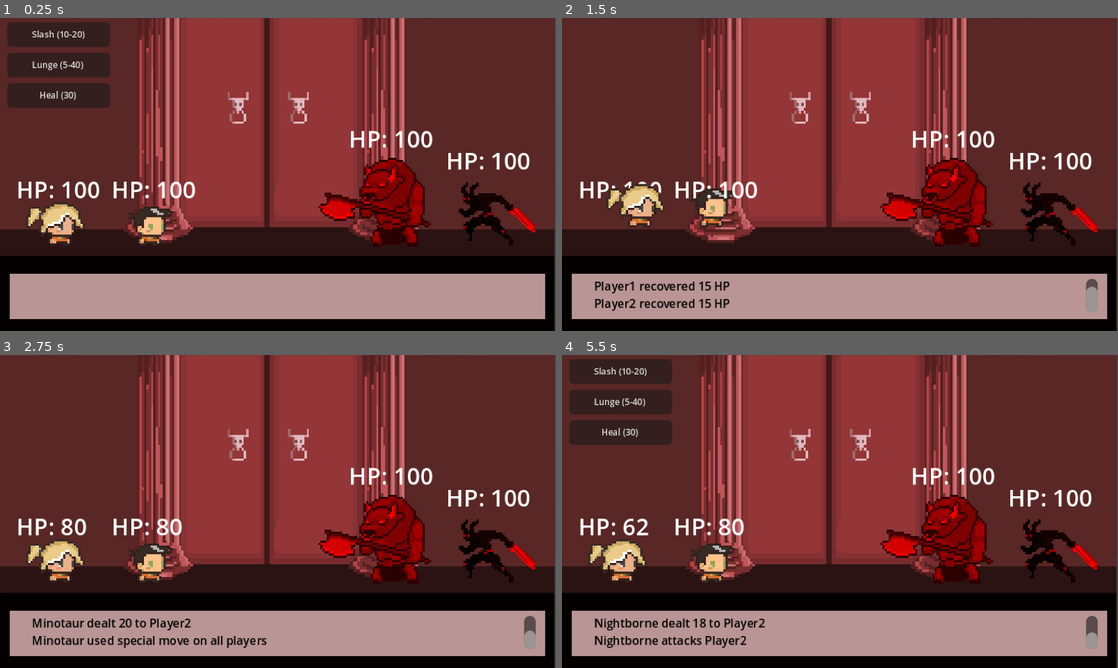
Above: before the commit, frames 1-4 (two rows, left to right).
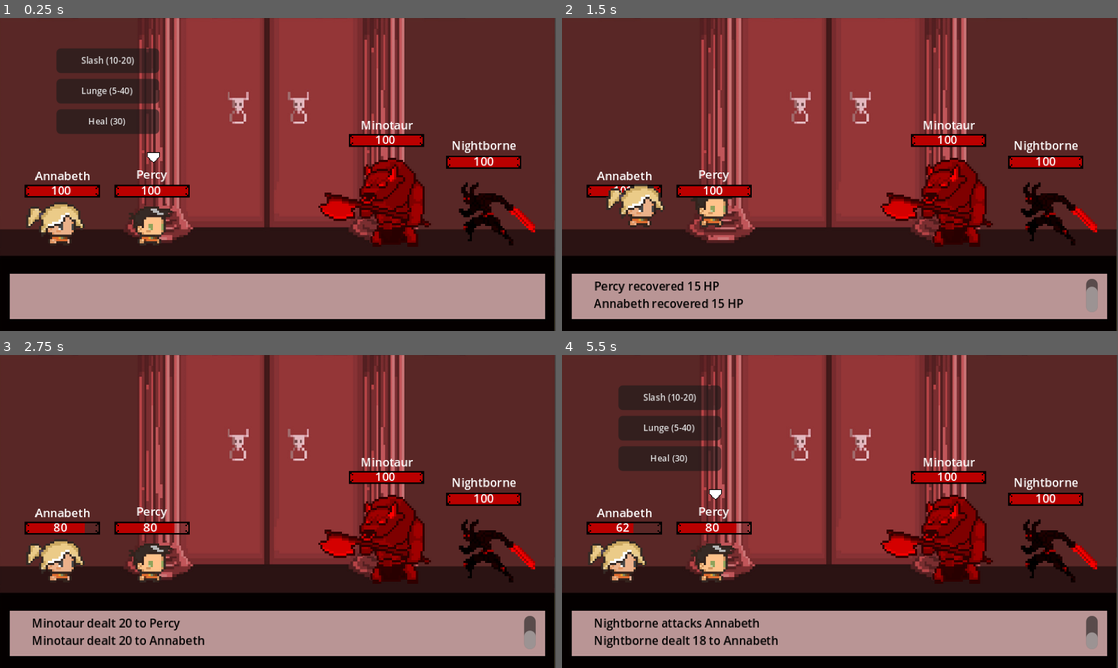
Above: after the commit, the same moments.

Repository: lucasjanta/turn-based-JRPG
Game: Godot game, scene res://scenes/combat_scene.tscn
Same seed, same stepped clock (60 frames per second), same inputs: the game is played once before the commit and once after it.
Inputs:
- Up to frame 1 (0.25 s): no input
- Up to frame 2 (1.5 s): click "Heal (30)" at 0.5 s; click "Group Heal (15)" at 1.25 s
- Up to frame 3 (2.75 s): tap Enter at 2 s
- Up to frame 4 (5.5 s): tap Space at 3.5, 5 s; tap Enter at 4.25 s

The runs differ from the first frame. In frame 1, 9.7% of the frame differs, in the area x 1-96%, y 1-58%; in frame 2, 3.9%; in frame 3, 3.8%; in frame 4, 10%, in the area x 1-96%, y 1-94%.

Commit message:
everything done

Diff:
--- a/scenes/combat_scene.tscn
+++ b/scenes/combat_scene.tscn
@@ -1,17 +1,20 @@
-[gd_scene load_steps=27 format=3 uid="uid://bb8yx0g2hcv3j"]
+[gd_scene load_steps=30 format=3 uid="uid://bb8yx0g2hcv3j"]
 
 [ext_resource type="Script" uid="uid://goxlrk6yfaa" path="res://scripts/CombatScene.gd" id="1_ik0t7"]
 [ext_resource type="Script" uid="uid://m8mkcnwk0wu6" path="res://scripts/player_1.gd" id="2_0vylu"]
 [ext_resource type="Texture2D" uid="uid://cimsc3imj0bht" path="res://assets/underworld background.jpg" id="2_6sw3s"]
 [ext_resource type="Script" uid="uid://bouq4rkumalne" path="res://scripts/player_2.gd" id="4_6ovae"]
 [ext_resource type="Texture2D" uid="uid://dsfvknr2lqhos" path="res://assets/PERCY.png" id="4_g0m11"]
+[ext_resource type="Texture2D" uid="uid://buuq6wbpxlkfg" path="res://assets/UI Health Bar.png" id="5_5qq3q"]
 [ext_resource type="Script" uid="uid://bb2115idlmkyp" path="res://scripts/enemy_1.gd" id="5_ivkwx"]
 [ext_resource type="Texture2D" uid="uid://c0ltxyukg0hah" path="res://assets/ANABETHH.png" id="6_5qq3q"]
 [ext_resource type="Script" uid="uid://b4lvsgc72jmpy" path="res://scripts/enemy_2.gd" id="6_6sw3s"]
+[ext_resource type="Texture2D" uid="uid://cka7xexn7bf51" path="res://assets/UI Health Bar tint.png" id="6_g5ebj"]
 [ext_resource type="Script" uid="uid://dber1owkvg6cg" path="res://scripts/ui.gd" id="7_g0m11"]
 [ext_resource type="Script" uid="uid://gxerhqf8ei5m" path="res://scripts/target_selector.gd" id="8_2edba"]
 [ext_resource type="Texture2D" uid="uid://c121cgapn718r" path="res://assets/Minotaur.png" id="8_g0m11"]
 [ext_resource type="Texture2D" uid="uid://l2wdomphjhgi" path="res://assets/Nightborne.png" id="10_5qq3q"]
+[ext_resource type="Texture2D" uid="uid://b6fy6wt1k3ib8" path="res://assets/arrow.png" id="15_ohwxf"]
 
 [sub_resource type="Animation" id="Animation_g0m11"]
 resource_name = "Hit"
@@ -205,42 +208,86 @@
 scale = Vector2(0.300199, 0.340625)
 texture = ExtResource("2_6sw3s")
 
-[node name="Player1" type="Node2D" parent="."]
+[node name="Percy" type="Node2D" parent="."]
 position = Vector2(101, 142)
 script = ExtResource("2_0vylu")
 
-[node name="Sprite2D" type="Sprite2D" parent="Player1"]
+[node name="name" type="Label" parent="Percy"]
+offset_left = -17.0
+offset_top = -45.0
+offset_right = 26.0
+offset_bottom = -22.0
+theme_override_font_sizes/font_size = 8
+text = "Percy"
+horizontal_alignment = 1
+vertical_alignment = 1
+
+[node name="Sprite2D" type="Sprite2D" parent="Percy"]
 scale = Vector2(1.5, 1.5)
 texture = ExtResource("4_g0m11")
 
-[node name="hplabel" type="Label" parent="Player1"]
-offset_left = -24.0
-offset_top = -35.0
-offset_right = 34.0
-offset_bottom = -12.0
-text = "HP: 100"
-
-[node name="AnimationPlayer" type="AnimationPlayer" parent="Player1"]
+[node name="AnimationPlayer" type="AnimationPlayer" parent="Percy"]
 libraries = {
 &"": SubResource("AnimationLibrary_ohwxf")
 }
 
-[node name="Player2" type="Node2D" parent="."]
+[node name="healthbar" type="TextureProgressBar" parent="Percy"]
+offset_left = -22.0
+offset_top = -27.0
+offset_right = 30.0
+offset_bottom = -18.0
+value = 100.0
+texture_over = ExtResource("5_5qq3q")
+texture_progress = ExtResource("6_g5ebj")
+tint_progress = Color(0.729412, 0, 0, 1)
+
+[node name="hplabel" type="Label" parent="Percy"]
+offset_left = -26.0
+offset_top = -28.6
+offset_right = 32.0
+offset_bottom = -5.6
+theme_override_font_sizes/font_size = 8
+text = "100"
+horizontal_alignment = 1
+
+[node name="Annabeth" type="Node2D" parent="."]
 position = Vector2(39, 142)
 script = ExtResource("4_6ovae")
 
-[node name="hplabel2" type="Label" parent="Player2"]
-offset_left = -28.0
-offset_top = -35.0
+[node name="name2" type="Label" parent="Annabeth"]
+offset_left = -17.0
+offset_top = -44.0
+offset_right = 26.0
+offset_bottom = -21.0
+theme_override_font_sizes/font_size = 8
+text = "Annabeth"
+horizontal_alignment = 1
+vertical_alignment = 1
+
+[node name="healthbar2" type="TextureProgressBar" parent="Annabeth"]
+offset_left = -22.0
+offset_top = -27.0
 offset_right = 30.0
-offset_bottom = -12.0
-text = "HP: 100"
-
-[node name="Sprite2D" type="Sprite2D" parent="Player2"]
+offset_bottom = -18.0
+value = 100.0
+texture_over = ExtResource("5_5qq3q")
+texture_progress = ExtResource("6_g5ebj")
+tint_progress = Color(0.729412, 0, 0, 1)
+
+[node name="hplabel2" type="Label" parent="Annabeth"]
+offset_left = -26.0
+offset_top = -28.6
+offset_right = 32.0
+offset_bottom = -5.6
+theme_override_font_sizes/font_size = 8
+text = "100"
+horizontal_alignment = 1
+
+[node name="Sprite2D" type="Sprite2D" parent="Annabeth"]
 scale = Vector2(1.5, 1.5)
 texture = ExtResource("6_5qq3q")
 
-[node name="AnimationPlayer2" type="AnimationPlayer" parent="Player2"]
+[node name="AnimationPlayer2" type="AnimationPlayer" parent="Annabeth"]
 libraries = {
 &"": SubResource("AnimationLibrary_da1ml")
 }
@@ -248,6 +295,26 @@
 [node name="Minotaur" type="Node2D" parent="." groups=["enemies"]]
 position = Vector2(270, 134)
 script = ExtResource("5_ivkwx")
+
+[node name="name3" type="Label" parent="Minotaur"]
+offset_left = -24.0
+offset_top = -71.0
+offset_right = 19.0
+offset_bottom = -48.0
+theme_override_font_sizes/font_size = 8
+text = "Minotaur"
+horizontal_alignment = 1
+vertical_alignment = 1
+
+[node name="healthbar3" type="TextureProgressBar" parent="Minotaur"]
+offset_left = -29.0
+offset_top = -54.0
+offset_right = 23.0
+offset_bottom = -45.0
+value = 100.0
+texture_over = ExtResource("5_5qq3q")
+texture_progress = ExtResource("6_g5ebj")
+tint_progress = Color(0.729412, 0, 0, 1)
 
 [node name="Sprite2D" type="Sprite2D" parent="Minotaur"]
 modulate = Color(1, 0, 0, 1)
@@ -256,11 +323,13 @@
 flip_h = true
 
 [node name="hplabel3" type="Label" parent="Minotaur"]
-offset_left = -29.0
-offset_top = -62.0
-offset_right = 29.0
-offset_bottom = -39.0
-text = "HP: 100"
+offset_left = -33.0
+offset_top = -56.0
+offset_right = 25.0
+offset_bottom = -33.0
+theme_override_font_sizes/font_size = 8
+text = "100"
+horizontal_alignment = 1
 
 [node name="MinoAnim" type="AnimationPlayer" parent="Minotaur"]
 libraries = {
@@ -270,6 +339,26 @@
 [node name="Nightborne" type="Node2D" parent="." groups=["enemies"]]
 position = Vector2(338, 121)
 script = ExtResource("6_6sw3s")
+
+[node name="name4" type="Label" parent="Nightborne"]
+offset_left = -26.0
+offset_top = -44.0
+offset_right = 19.0
+offset_bottom = -21.0
+theme_override_font_sizes/font_size = 8
+text = "Nightborne"
+horizontal_alignment = 1
+vertical_alignment = 1
+
+[node name="healthbar4" type="TextureProgressBar" parent="Nightborne"]
+offset_left = -30.0
+offset_top = -26.0
+offset_right = 22.0
+offset_bottom = -17.0
+value = 100.0
+texture_over = ExtResource("5_5qq3q")
+texture_progress = ExtResource("6_g5ebj")
+tint_progress = Color(0.729412, 0, 0, 1)
 
 [node name="Sprite2D" type="Sprite2D" parent="Nightborne"]
 modulate = Color(1, 0, 0, 1)
@@ -278,11 +367,13 @@
 flip_h = true
 
 [node name="hplabel4" type="Label" parent="Nightborne"]
-offset_left = -30.0
-offset_top = -34.0
-offset_right = 28.0
-offset_bottom = -11.0
-text = "HP: 100"
+offset_left = -33.0
+offset_top = -28.0
+offset_right = 25.0
+offset_bottom = -5.0
+theme_override_font_sizes/font_size = 8
+text = "100"
+horizontal_alignment = 1
 
 [node name="NightAnim" type="AnimationPlayer" parent="Nightborne"]
 libraries = {
@@ -296,10 +387,10 @@
 
 [node name="ActionMenu" type="VBoxContainer" parent="UI"]
 layout_mode = 1
-offset_left = 5.0
-offset_top = 3.0
-offset_right = 76.0
-offset_bottom = 174.0
+offset_left = 39.0
+offset_top = 21.0
+offset_right = 110.0
+offset_bottom = 192.0
 
 [node name="Attack1" type="Button" parent="UI/ActionMenu"]
 layout_mode = 2
@@ -319,10 +410,10 @@
 [node name="TargetSelector" type="Control" parent="UI"]
 layout_mode = 1
 anchors_preset = 0
-offset_left = 120.0
-offset_top = -3.0
-offset_right = 402.0
-offset_bottom = 219.0
+offset_left = 194.0
+offset_top = 5.0
+offset_right = 392.0
+offset_bottom = 111.0
 script = ExtResource("8_2edba")
 
 [node name="ButtonsContainer" type="VBoxContainer" parent="UI/TargetSelector"]
@@ -346,3 +437,8 @@
 theme_override_colors/default_color = Color(0, 0, 0, 1)
 theme_override_font_sizes/normal_font_size = 8
 scroll_following = true
+
+[node name="Sprite2D" type="Sprite2D" parent="."]
+position = Vector2(43, 96)
+scale = Vector2(0.5625, 0.5625)
+texture = ExtResource("15_ohwxf")
--- a/scripts/CombatScene.gd
+++ b/scripts/CombatScene.gd
@@ -9,7 +9,7 @@
 var battle_log = []
 
 func _ready():
-	players = [$Player1, $Player2]
+	players = [$Percy, $Annabeth]
 	enemies = [$Minotaur, $Nightborne]
 	turn_queue = players + enemies
 	$UI.player_action_selected.connect(on_player_action)
@@ -33,6 +33,7 @@
 		$UI.show_player_options(current_actor)
 	else:
 		is_player_turn = false
+		$Sprite2D.visible = false
 		await get_tree().create_timer(1.0).timeout
 		perform_enemy_action(current_actor)
 
@@ -49,7 +50,7 @@
 	return false
 
 func on_player_action(action: String, target):
-	if current_actor.name == "Player1":
+	if current_actor.name == "Percy":
 		match action:
 			"Attack1":
 				current_actor.attack(target, randi_range(10, 20), 0.2)
@@ -57,7 +58,7 @@
 				current_actor.attack(target, randi_range(5, 40), 0.5)
 			"Heal":
 				current_actor.heal(30)
-	elif current_actor.name == "Player2":
+	elif current_actor.name == "Annabeth":
 		match action:
 			"Attack1":
 				current_actor.attack(target, 15, 0.1)
@@ -82,22 +83,22 @@
 	if enemy.name == "Minotaur":
 		if move == 0:
 			var target = targets[randi() % targets.size()]
+			$UI.show_battle_message(enemy.name + " attacks " + target.name)
 			enemy.attack(target, randi_range(10, 15), 0.1)
-			$UI.show_battle_message(enemy.name + " attacks " + target.name)
 		else:
+			$UI.show_battle_message(enemy.name + "used Bull Rush on all players")
 			for player in players:
 				if not player.is_dead():
 					enemy.attack(player, 20, 0.1)
-			$UI.show_battle_message(enemy.name + " used special move on all players")
 	elif enemy.name == "Nightborne":
 		if move == 0:
 			var target = targets[randi() % targets.size()]
+			$UI.show_battle_message(enemy.name + " attacks " + target.name)
 			enemy.attack(target, randi_range(15, 20), 0.1)
-			$UI.show_battle_message(enemy.name + " attacks " + target.name)
 		else:
 			var target = targets[randi() % targets.size()]
+			$UI.show_battle_message(enemy.name + " used Nightmare Slash on " + target.name)
 			enemy.attack(target, 30, 0.1)
-			$UI.show_battle_message(enemy.name + " used powerful strike on " + target.name)
 
 	await get_tree().create_timer(1.0).timeout
 	start_next_turn()
--- a/scripts/enemy_1.gd
+++ b/scripts/enemy_1.gd
@@ -27,4 +27,5 @@
 	$UI.show_battle_message(name + " recovered " + str(amount) + " HP")
 
 func update_ui():
-	$hplabel3.text = "HP: " + str(hp)
+	$hplabel3.text = str(hp)
+	$healthbar3.value = hp
--- a/scripts/enemy_2.gd
+++ b/scripts/enemy_2.gd
@@ -17,28 +17,10 @@
 	hp = max(0, hp - dmg)
 	update_ui()
 
-func defend():
-	$"../UI".show_battle_message(name + " is defending")
-	# reduce damage next turn (not implemented in detail here)
-
-func charge():
-	is_charging = true
-	$"../UI".show_battle_message(name + " is charging a powerful attack!")
-
-func use_item(item):
-	if item == "potion":
-		hp = min(max_hp, hp + 30)
-		update_ui()
-		$"../UI".show_battle_message(name + " used a potion")
-
 func special_move(target):
 	var dmg = randi_range(15, 30)
 	target.receive_damage(dmg)
 
-func heal(amount):
-	hp = min(max_hp, hp + amount)
-	update_ui()
-	$UI.show_battle_message(name + " recovered " + str(amount) + " HP")
-
 func update_ui():
-	$hplabel4.text = "HP: " + str(hp)
+	$hplabel4.text = str(hp)
+	$healthbar4.value = hp
--- a/scripts/player_1.gd
+++ b/scripts/player_1.gd
@@ -27,4 +27,5 @@
 	$"../UI".show_battle_message(name + " recovered " + str(amount) + " HP")
 
 func update_ui():
-	$hplabel.text = "HP: " + str(hp)
+	$hplabel.text = str(hp)
+	$healthbar.value = hp
--- a/scripts/player_2.gd
+++ b/scripts/player_2.gd
@@ -25,5 +25,5 @@
 	$"../UI".show_battle_message(name + " recovered " + str(amount) + " HP")
 
 func update_ui():
-	$hplabel2.text = "HP: " + str(hp)
-	pass
+	$hplabel2.text = str(hp)
+	$healthbar2.value = hp
--- a/scripts/target_selector.gd
+++ b/scripts/target_selector.gd
@@ -15,6 +15,7 @@
 	for target in targets:
 		var btn = Button.new()
 		btn.text = target.name
+		btn.add_theme_font_size_override("font_size", 8)
 		btn.pressed.connect(func(): _on_target_selected(target))
 		$ButtonsContainer.add_child(btn)
 
--- a/scripts/ui.gd
+++ b/scripts/ui.gd
@@ -12,14 +12,18 @@
 	for child in $ActionMenu.get_children():
 		child.visible = false
 
-	if player.name == "Player1":
+	if player.name == "Percy":
+		$"../Sprite2D".visible = true
+		$"../Sprite2D".global_position.x = 106.0
 		$ActionMenu/Attack1.text = "Slash (10-20)"
 		$ActionMenu/Attack2.text = "Lunge (5-40)"
 		$ActionMenu/Heal.text = "Heal (30)"
 		$ActionMenu/Attack1.visible = true
 		$ActionMenu/Attack2.visible = true
 		$ActionMenu/Heal.visible = true
-	elif player.name == "Player2":
+	elif player.name == "Annabeth":
+		$"../Sprite2D".visible = true
+		$"../Sprite2D".global_position.x = 43.0
 		$ActionMenu/Attack1.text = "Strike (15)"
 		$ActionMenu/Attack2.text = "Area Slash (15 All)"
 		$ActionMenu/Heal.text = "Group Heal (15)"
Binary file added: assets/UI Health Bar tint.png
Not shown, added: assets/UI Health Bar tint.png.import
Binary file added: assets/arrow.png
Not shown, added: assets/arrow.png.import
Not shown, added: export_presets.cfg
